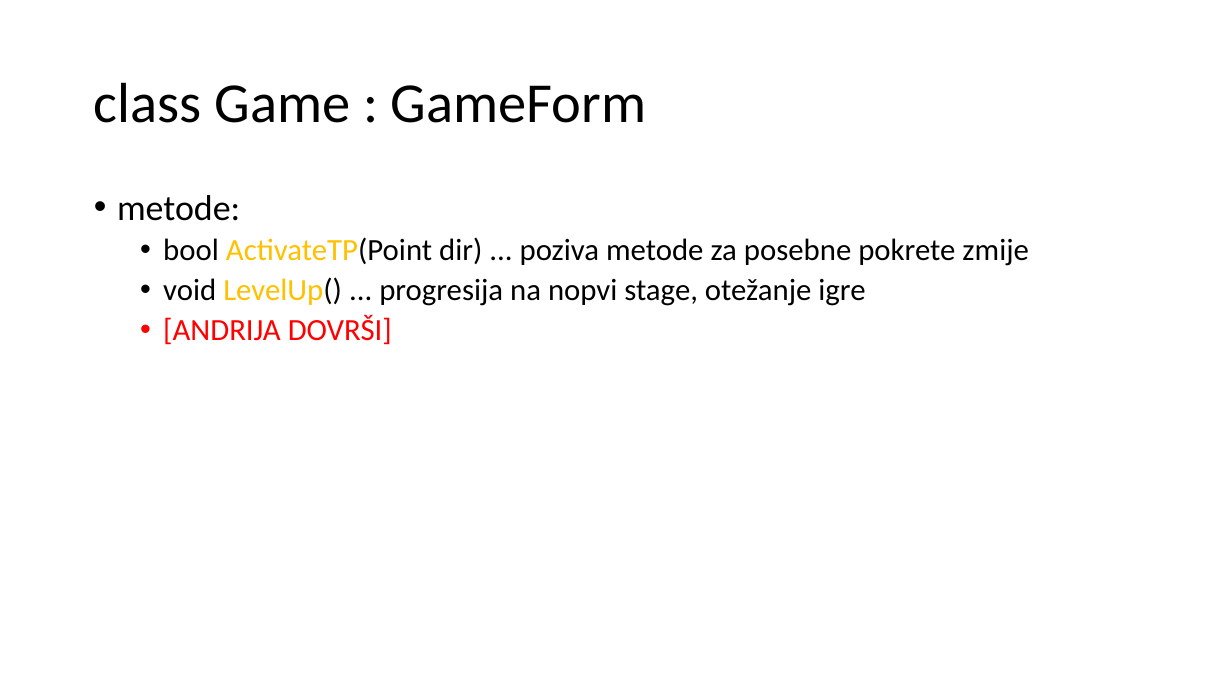
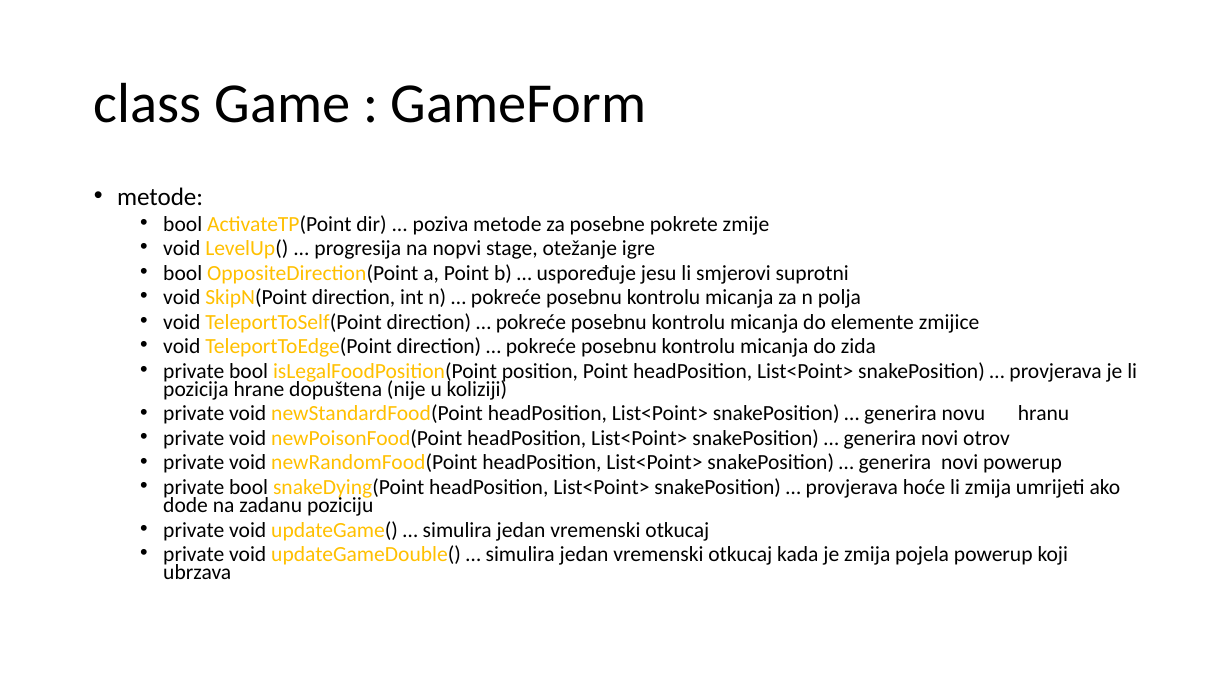
Before and after one commit to mihapetr/Zmija, a slide deck: slide 16 of docs/Zmijica.pptx. Drawn at 1232x693 pixels with LibreOffice and Linux fonts; fonts in the diff are those of the drawing. Boxes give left, top, right and bottom in pixels: in the first picture for what was removed or moved away, otherwise in the second. Text is boxed around its words. In the diff, an @@ line names an element or a change of style, - is before the commit and + after.

```diff
--- a/docs/Zmijica.pptx
+++ b/docs/Zmijica.pptx
@@ text at box(117, 187, 770, 259): size 28 to 19.6 pt in "metode:"; size 24 to 16.8 pt in "bool ActivateTP(Point dir) ... poziva metode za ...", "void LevelUp() ... progresija na nopvi stage, ..."; line spacing 0.9 to 0.7 @@
@@ text at box(163, 264, 1137, 579): text changed; size 24 to 16.8 pt; text colour #FF0000 to #000000 @@
-  • [ANDRIJA DOVRŠI]
+  • bool OppositeDirection(Point a, Point b) … uspoređuje jesu li smjerovi suprotni
+  • void SkipN(Point direction, int n) … pokreće posebnu kontrolu micanja za n polja
+  • void TeleportToSelf(Point direction) … pokreće posebnu kontrolu micanja do elemente zmijice
+  • void TeleportToEdge(Point direction) … pokreće posebnu kontrolu micanja do zida
+  • private bool isLegalFoodPosition(Point position, Point headPosition, List<Point> snakePosition) … provjerava je li pozicija hrane dopuštena (nije u koliziji)
+  • private void newStandardFood(Point headPosition, List<Point> snakePosition) … generira novu hranu
+  • private void newPoisonFood(Point headPosition, List<Point> snakePosition) … generira novi otrov
+  • private void newRandomFood(Point headPosition, List<Point> snakePosition) … generira novi powerup
+  • private bool snakeDying(Point headPosition, List<Point> snakePosition) … provjerava hoće li zmija umrijeti ako dode na zadanu poziciju
+  • private void updateGame() … simulira jedan vremenski otkucaj
+  • private void updateGameDouble() … simulira jedan vremenski otkucaj kada je zmija pojela powerup koji ubrzava
```
Also in this commit, not shown: 4 other slides changed, 3 slides added, 1 slide removed, 1 other file.
